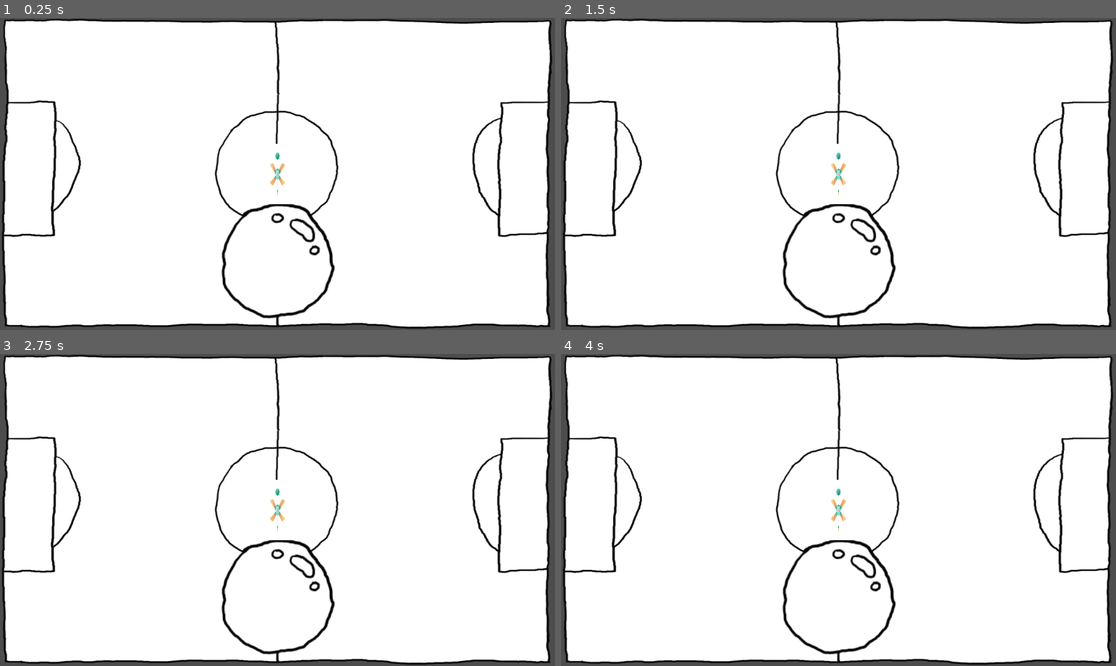
Above: before the commit, frames 1-4 (two rows, left to right).
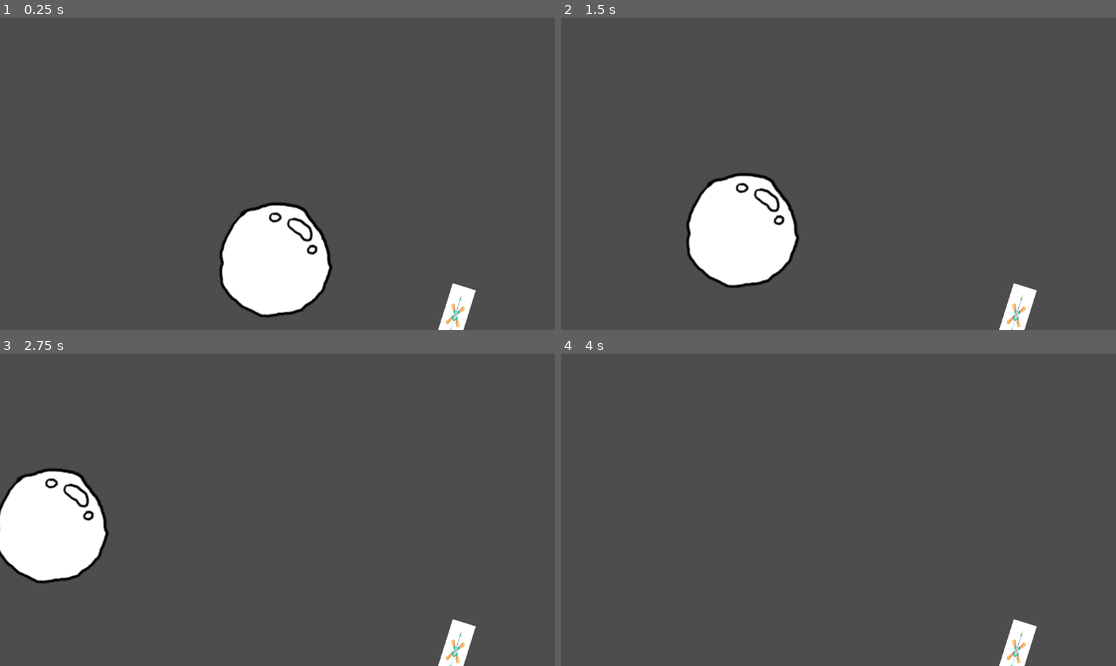
Above: after the commit, the same moments.

Repository: Calandir/ggj-2025
Game: Godot game, scene res://Scenes/example_scene.tscn
Two runs of this game, one before a commit and one after it. Both use one fixed random seed, a clock stepped at 60 frames per second and the inputs below.
Inputs:
- Up to frame 1 (0.25 s): no input
- Up to frame 2 (1.5 s): no input
- Up to frame 3 (2.75 s): no input
- Up to frame 4 (4 s): no input

The runs differ from the first frame. In frame 1, 91% of the frame differs, in the area x 0-100%, y 0-100%; in frame 2, 91%; in frame 3, 91%; in frame 4, 96%.

Commit message:
idk

Diff:
--- a/Scenes/example_scene.tscn
+++ b/Scenes/example_scene.tscn
@@ -1,8 +1,7 @@
-[gd_scene load_steps=4 format=3 uid="uid://bi38mugybmfl0"]
+[gd_scene load_steps=3 format=3 uid="uid://bi38mugybmfl0"]
 
-[ext_resource type="PackedScene" uid="uid://dnx5laydjnp4s" path="res://Scenes/Bubble.tscn" id="1_b6d3v"]
-[ext_resource type="PackedScene" path="res://Scenes/Fan.tscn" id="2_acuum"]
-[ext_resource type="Texture2D" uid="uid://bw0ubkqw6fdtb" path="res://Art/playing_field.png" id="3_b8bjl"]
+[ext_resource type="PackedScene" uid="uid://dthq8fdiqs16e" path="res://Scenes/Bubble.tscn" id="1_b6d3v"]
+[ext_resource type="PackedScene" uid="uid://bww2ytek0n024" path="res://Scenes/Fan.tscn" id="2_acuum"]
 
 [node name="MainScene" type="Node2D"]
 
@@ -12,9 +11,5 @@
 gravity_scale = 0.0
 
 [node name="Fan0_Area2D" parent="." instance=ExtResource("2_acuum")]
-
-[node name="Sprite2D" type="Sprite2D" parent="."]
-z_index = -10
-position = Vector2(-0.500008, -0.500016)
-scale = Vector2(1.13965, 0.845052)
-texture = ExtResource("3_b8bjl")
+position = Vector2(369, 294)
+rotation = 3.44528
Not shown: 1 places in Scenes/Bubble.tscn that only renumber resources
